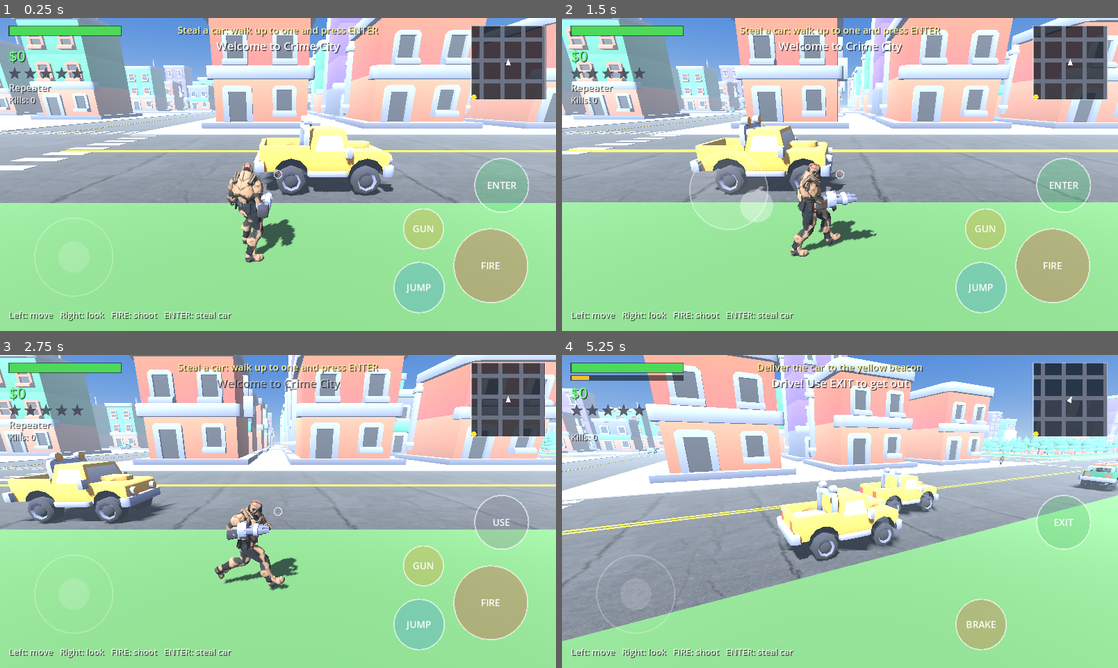
Above: before the commit, frames 1-4 (two rows, left to right).
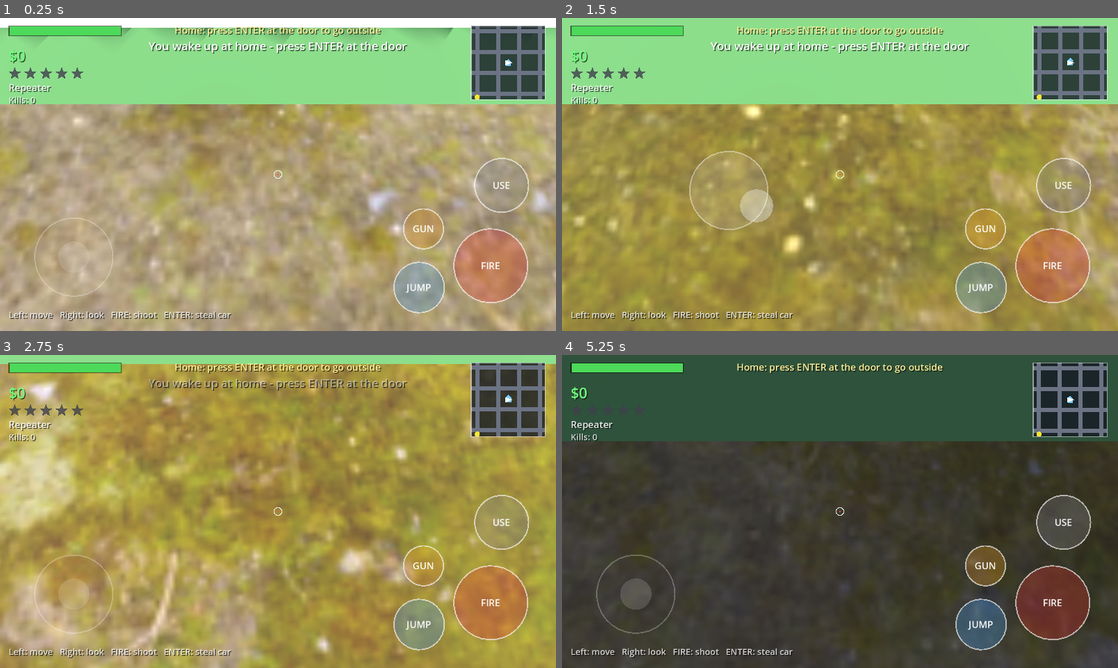
Above: after the commit, the same moments.

Repository: alikhanpkfhg/open-world-crime-city
Game: Godot game, scene res://scenes/main.tscn
Two runs of this game, one before a commit and one after it. Both use one fixed random seed, a clock stepped at 60 frames per second and the inputs below.
Inputs (mouse positions are in pixels of both pictures, inside the frame that each line leads up to):
- Up to frame 1 (0.25 s): no input
- Up to frame 2 (1.5 s): tap Enter at 0.5 s; move the mouse to (962, 158) at 0.52 s; hold D 0.53-1.25 s; hold F 0.53-1.25 s; click (962, 158) at 0.67 s; tap Space at 0.77 s; drag from (728, 190) to (812, 237) at 1.27 s
- Up to frame 3 (2.75 s): move the mouse to (333, 442) at 2.02 s; hold D from 2.03 s (still down); tap E at 2.1 s
- Up to frame 4 (5.25 s): release D at 2.75 s; drag from (812, 574) to (673, 464) at 2.77 s; move the mouse to (1006, 558) at 3.52 s; hold A 3.53-4.25 s; hold F 3.53-4.25 s; tap Space at 3.77 s; drag from (673, 464) to (756, 433) at 4.27 s; move the mouse to (867, 511) at 5.02 s; hold S from 5.03 s (still down); tap E at 5.1 s; click (867, 511) at 5.17 s

The runs differ from the first frame. In frame 1, 97% of the frame differs, in the area x 0-100%, y 0-100%; in frame 2, 97%; in frame 3, 98%; in frame 4, 99%.

Commit message:
Add the player's house with an interior the door teleports into
The game now starts in a furnished room behind the door of a small house
on its own city block. ENTER at the room door steps out onto the street;
ENTER at the house door (button reads HOME) goes back inside. The room
sits under the house so the map, traffic and police keep treating the
player as standing at home, and the minimap shows a house icon. Deaths
respawn on the street outside.

Also adds a gitignored .env with a safe .env.example template.

Diff:
--- a/scripts/game.gd
+++ b/scripts/game.gd
@@ -28,6 +28,9 @@
 # Untyped on purpose: these are duck-typed scripts (player.gd / car.gd).
 var player = null
 var in_car = null
+# Set by main.gd: the player's house (house.gd) and where it sits on the map.
+var house = null
+var house_pos: Vector3 = Vector3.ZERO
 
 
 func get_move() -> Vector2:
--- /dev/null
+++ b/scripts/house.gd
@@ -0,0 +1,235 @@
+extends Node3D
+# The player's home: a small house on a city block and the furnished room
+# behind its door. The door teleports between the two, so the house has a real
+# interior without a second scene or a loading screen.
+
+const U = preload("res://scripts/util.gd")
+
+# City block kept clear of buildings for the house (index into U.BLOCK_C).
+const BLOCK: Vector2i = Vector2i(2, 2)
+const CITY_POS: Vector3 = Vector3(-40.0, 0.0, -40.0)
+const WIDTH: float = 9.0
+const DEPTH: float = 8.0
+const WALL_H: float = 3.0
+
+# The room sits in its own space straight below the house, so the minimap,
+# traffic and police keep treating the player as standing at home.
+const INTERIOR_ORIGIN: Vector3 = Vector3(-40.0, -20.0, -40.0)
+const INTERIOR_DOOR: Vector3 = Vector3(5.0, 0.0, 0.0)
+const INTERIOR_SPAWN: Vector3 = Vector3(-1.0, 0.2, 0.0)
+
+# Street side of the door, and the door's outward facing (the camera yaw used
+# when teleporting, since the front of the house points at +X).
+const EXIT_POS: Vector3 = Vector3(-31.5, 0.35, -40.0)
+const USE_RADIUS: float = 3.2
+const YAW_OUT: float = -PI * 0.5
+
+
+var city_pos: Vector3 = CITY_POS
+var exit_pos: Vector3 = EXIT_POS
+var interior_spawn: Vector3 = INTERIOR_ORIGIN + INTERIOR_SPAWN
+
+
+func build() -> void:
+	_build_exterior()
+	_build_interior()
+
+
+# ------------------------------------------------------------ queries
+
+func city_door() -> Vector3:
+	return Vector3(CITY_POS.x + WIDTH * 0.5, 0.0, CITY_POS.z)
+
+
+func interior_door() -> Vector3:
+	return INTERIOR_ORIGIN + INTERIOR_DOOR
+
+
+func is_inside(pl) -> bool:
+	if pl == null:
+		return false
+	var p: Vector3 = pl.global_position
+	if p.y > INTERIOR_ORIGIN.y + 4.0:
+		return false
+	var d := Vector2(p.x - INTERIOR_ORIGIN.x, p.z - INTERIOR_ORIGIN.z)
+	return d.length_squared() < 400.0
+
+
+# "" when no door is in reach, otherwise the button label to show.
+func prompt(pl) -> String:
+	if pl == null:
+		return ""
+	if is_inside(pl):
+		if _near(pl.global_position, interior_door(), USE_RADIUS):
+			return "LEAVE"
+		return ""
+	if _near(pl.global_position, city_door(), USE_RADIUS):
+		return "HOME"
+	return ""
+
+
+func try_use(pl) -> bool:
+	if pl == null:
+		return false
+	if is_inside(pl):
+		if not _near(pl.global_position, interior_door(), USE_RADIUS):
+			return false
+		G.cam_yaw = YAW_OUT
+		pl.teleport(exit_pos)
+		G.message.emit("Back on the street")
+		return true
+	if not _near(pl.global_position, city_door(), USE_RADIUS):
+		return false
+	G.cam_yaw = YAW_OUT
+	pl.teleport(interior_spawn)
+	G.message.emit("Home sweet home")
+	return true
+
+
+func _near(a: Vector3, b: Vector3, r: float) -> bool:
+	var d := Vector2(a.x - b.x, a.z - b.z)
+	return d.length_squared() < r * r
+
+
+# ------------------------------------------------------------ building
+
+func _glow(color: Color, energy: float = 1.0) -> StandardMaterial3D:
+	var m := StandardMaterial3D.new()
+	m.albedo_color = color
+	m.emission_enabled = true
+	m.emission = color
+	m.emission_energy_multiplier = energy
+	return m
+
+
+func _solid(parent: Node3D, size: Vector3, pos: Vector3, color: Color, rough: float = 0.9) -> StaticBody3D:
+	var sb := StaticBody3D.new()
+	sb.collision_layer = 1
+	sb.collision_mask = 0
+	var cs := CollisionShape3D.new()
+	var bs := BoxShape3D.new()
+	bs.size = size
+	cs.shape = bs
+	sb.add_child(cs)
+	sb.add_child(U.box(size, U.mat(color, rough)))
+	parent.add_child(sb)
+	sb.position = pos
+	return sb
+
+
+func _build_exterior() -> void:
+	var g := Node3D.new()
+	add_child(g)
+	g.position = Vector3(CITY_POS.x, U.CURB, CITY_POS.z)
+	var wall := Color(0.88, 0.84, 0.74)
+	var wood := Color(0.45, 0.3, 0.2)
+	var roof_col := Color(0.56, 0.24, 0.2)
+	var face: float = WIDTH * 0.5
+
+	# Walls (solid, so the house can't be walked through) and gabled roof.
+	_solid(g, Vector3(WIDTH, WALL_H, DEPTH), Vector3(0.0, WALL_H * 0.5, 0.0), wall)
+	var rise: float = 2.2
+	var slope: float = sqrt(WIDTH * WIDTH * 0.25 + rise * rise) + 0.3
+	var tilt: float = atan2(rise, WIDTH * 0.5)
+	for s in [-1.0, 1.0]:
+		var slab := U.box(Vector3(slope, 0.22, DEPTH + 0.8), U.mat(roof_col))
+		slab.position = Vector3(float(s) * WIDTH * 0.25, WALL_H + rise * 0.5, 0.0)
+		slab.rotation.z = -tilt * float(s)
+		g.add_child(slab)
+
+	# Front door, step and porch lamp on the +X face.
+	_solid(g, Vector3(0.14, 2.2, 1.3), Vector3(face + 0.02, 1.1, 0.0), wood)
+	var step := U.box(Vector3(1.0, 0.16, 1.8), U.mat(Color(0.62, 0.62, 0.62)))
+	step.position = Vector3(face + 0.55, 0.08, 0.0)
+	g.add_child(step)
+	var lamp := U.box(Vector3(0.26, 0.3, 0.26), _glow(Color(1.0, 0.92, 0.7), 1.6))
+	lamp.position = Vector3(face + 0.13, 2.4, 0.0)
+	g.add_child(lamp)
+
+	for s in [-1.0, 1.0]:
+		var win := U.box(Vector3(0.1, 1.0, 1.4), _glow(Color(0.45, 0.6, 0.8), 1.2))
+		win.position = Vector3(face + 0.01, 1.85, 2.4 * float(s))
+		g.add_child(win)
+		var hedge := U.box(Vector3(1.6, 0.8, 0.6), U.mat(Color(0.25, 0.5, 0.25)))
+		hedge.position = Vector3(face + 1.6, 0.4, 2.9 * float(s))
+		g.add_child(hedge)
+
+	var chimney := U.box(Vector3(0.7, 1.6, 0.7), U.mat(Color(0.5, 0.5, 0.52)))
+	chimney.position = Vector3(-1.6, WALL_H + rise + 0.3, -2.0)
+	g.add_child(chimney)
+
+	# Path from the front door to the street.
+	var path := U.box(Vector3(27.0, 0.07, 1.8), U.mat(Color(0.68, 0.66, 0.62)))
+	path.position = Vector3(face + 14.4, 0.05, 0.0)
+	path.cast_shadow = GeometryInstance3D.SHADOW_CASTING_SETTING_OFF
+	g.add_child(path)
+
+
+func _build_interior() -> void:
+	var g := Node3D.new()
+	add_child(g)
+	g.position = INTERIOR_ORIGIN
+	var floor_col := Color(0.5, 0.38, 0.29)
+	var wall_col := Color(0.86, 0.84, 0.8)
+	var half: float = 5.0
+
+	# Floor, ceiling and walls; the +X wall is split around the door.
+	_solid(g, Vector3(half * 2.0 + 0.4, 0.24, half * 2.0 + 0.4), Vector3(0.0, -0.12, 0.0), floor_col)
+	_solid(g, Vector3(half * 2.0 + 0.4, 0.2, half * 2.0 + 0.4), Vector3(0.0, 2.9, 0.0), wall_col)
+	_solid(g, Vector3(0.2, 2.8, half * 2.0 + 0.4), Vector3(-half - 0.1, 1.4, 0.0), wall_col)
+	_solid(g, Vector3(half * 2.0, 2.8, 0.2), Vector3(0.0, 1.4, -half - 0.1), wall_col)
+	_solid(g, Vector3(half * 2.0, 2.8, 0.2), Vector3(0.0, 1.4, half + 0.1), wall_col)
+	_solid(g, Vector3(0.2, 2.8, 4.2), Vector3(half + 0.1, 1.4, -2.9), wall_col)
+	_solid(g, Vector3(0.2, 2.8, 4.2), Vector3(half + 0.1, 1.4, 2.9), wall_col)
+	_solid(g, Vector3(0.2, 0.7, 1.6), Vector3(half + 0.1, 2.45, 0.0), wall_col)
+	_solid(g, Vector3(0.18, 2.1, 1.4), Vector3(half + 0.02, 1.05, 0.0), Color(0.42, 0.28, 0.18))
+
+	# Bed with pillow and blanket, wardrobe.
+	_solid(g, Vector3(1.5, 0.5, 2.4), Vector3(-3.6, 0.25, -3.3), Color(0.3, 0.32, 0.42))
+	var pillow := U.box(Vector3(1.1, 0.16, 0.5), U.mat(Color(0.93, 0.93, 0.96)))
+	pillow.position = Vector3(-3.6, 0.58, -4.2)
+	g.add_child(pillow)
+	var blanket := U.box(Vector3(1.56, 0.1, 1.5), U.mat(Color(0.24, 0.45, 0.6)))
+	blanket.position = Vector3(-3.6, 0.53, -2.85)
+	g.add_child(blanket)
+	_solid(g, Vector3(0.7, 2.1, 1.8), Vector3(-4.4, 1.05, 1.4), Color(0.42, 0.3, 0.22))
+
+	# Sofa, rug, coffee table.
+	_solid(g, Vector3(2.6, 0.5, 1.0), Vector3(2.8, 0.25, -3.9), Color(0.34, 0.2, 0.22))
+	var back := U.box(Vector3(2.6, 0.9, 0.24), U.mat(Color(0.4, 0.24, 0.26)))
+	back.position = Vector3(2.8, 0.7, -4.4)
+	g.add_child(back)
+	var rug := U.box(Vector3(3.4, 0.04, 2.4), U.mat(Color(0.5, 0.2, 0.24)))
+	rug.position = Vector3(2.8, 0.03, -1.6)
+	g.add_child(rug)
+	_solid(g, Vector3(1.6, 0.42, 0.8), Vector3(2.8, 0.21, -1.6), Color(0.46, 0.36, 0.26))
+
+	# TV on a stand against the far wall.
+	_solid(g, Vector3(1.8, 0.5, 0.5), Vector3(2.8, 0.25, 3.9), Color(0.3, 0.3, 0.32))
+	var tv := U.box(Vector3(1.5, 0.9, 0.1), U.mat(Color(0.1, 0.1, 0.12)))
+	tv.position = Vector3(2.8, 1.3, 3.95)
+	g.add_child(tv)
+	var screen := U.box(Vector3(1.34, 0.74, 0.03), _glow(Color(0.3, 0.45, 0.6), 0.8))
+	screen.position = Vector3(2.8, 1.3, 3.88)
+	g.add_child(screen)
+
+	# Kitchen counter with a sink.
+	_solid(g, Vector3(2.4, 0.9, 0.65), Vector3(-2.9, 0.45, 4.4), Color(0.76, 0.76, 0.79))
+	var sink := U.box(Vector3(0.7, 0.06, 0.45), U.mat(Color(0.58, 0.63, 0.68)))
+	sink.position = Vector3(-2.9, 0.92, 4.4)
+	g.add_child(sink)
+
+	# Window (the panel is the light coming in) and two ceiling lights.
+	var win := U.box(Vector3(0.06, 1.2, 2.2), _glow(Color(0.72, 0.84, 1.0), 1.4))
+	win.position = Vector3(-4.98, 1.9, 1.8)
+	g.add_child(win)
+	for s in [-1.0, 1.0]:
+		var shade := U.box(Vector3(0.7, 0.14, 0.7), _glow(Color(1.0, 0.9, 0.7), 2.0))
+		shade.position = Vector3(2.6 * float(s), 2.78, 0.0)
+		g.add_child(shade)
+		var omni := OmniLight3D.new()
+		omni.light_color = Color(1.0, 0.88, 0.72)
+		omni.light_energy = 2.0
+		omni.omni_range = 15.0
+		omni.position = Vector3(2.6 * float(s), 2.5, 0.0)
+		g.add_child(omni)
--- a/scripts/hud.gd
+++ b/scripts/hud.gd
@@ -39,6 +39,9 @@
 	var s: Vector2 = size
 	var in_car: bool = G.in_car != null
 	var near: bool = G.player != null and G.player.near_car != null
+	var home: String = ""
+	if G.house != null and G.player != null:
+		home = G.house.prompt(G.player)
 	var out: Array = []
 	if not in_car:
 		out.append({"k": "fire", "c": Vector2(s.x - 150.0, s.y - 150.0), "r": 85.0, "t": "FIRE", "col": Color(0.9, 0.2, 0.2)})
@@ -54,6 +57,9 @@
 	if in_car:
 		ut = "EXIT"
 		ucol = Color(0.3, 0.75, 0.4)
+	elif home != "":
+		ut = home
+		ucol = Color(0.3, 0.85, 0.45)
 	elif near:
 		ut = "ENTER"
 		ucol = Color(0.3, 0.85, 0.45)
@@ -183,6 +189,8 @@
 	var obj: String = "Steal a car: walk up to one and press ENTER"
 	if G.in_car != null:
 		obj = "Deliver the car to the yellow beacon"
+	elif G.house != null and G.house.is_inside(pl):
+		obj = "Home: press ENTER at the door to go outside"
 	_ctext(36.0, obj, 22, Color(1, 0.95, 0.6))
 	# Messages
 	var y: float = 74.0
@@ -219,6 +227,8 @@
 		if r.has_point(cp):
 			var cc: Color = Color(1, 0.2, 0.2) if int(age * 4.0) % 2 == 0 else Color(0.3, 0.5, 1.0)
 			draw_circle(cp, 5.0, cc)
+	var hp: Vector2 = ctr + Vector2(G.house_pos.x - pp.x, G.house_pos.z - pp.z) * sc
+	_home_icon(hp.clamp(r.position + Vector2(9, 9), r.end - Vector2(9, 9)), Color(0.45, 0.8, 1.0))
 	var mp: Vector2 = ctr + Vector2(G.marker_pos.x - pp.x, G.marker_pos.z - pp.z) * sc
 	mp = mp.clamp(r.position + Vector2(6, 6), r.end - Vector2(6, 6))
 	draw_circle(mp, 6.0, Color(1.0, 0.9, 0.2))
@@ -228,6 +238,12 @@
 	var tri := PackedVector2Array([ctr + f * 9.0, ctr - f * 6.0 + n * 6.0, ctr - f * 6.0 - n * 6.0])
 	draw_colored_polygon(tri, Color(1, 1, 1))
 	draw_rect(r, Color(1, 1, 1, 0.5), false, 2.0)
+
+
+func _home_icon(c: Vector2, col: Color) -> void:
+	draw_rect(Rect2(c + Vector2(-6.0, -1.0), Vector2(12.0, 9.0)), col)
+	var roof := PackedVector2Array([c + Vector2(-8.0, -1.0), c + Vector2(8.0, -1.0), c + Vector2(0.0, -9.0)])
+	draw_colored_polygon(roof, col)
 
 
 func _draw_controls() -> void:
--- a/scripts/main.gd
+++ b/scripts/main.gd
@@ -7,6 +7,7 @@
 const PickupScript = preload("res://scripts/pickup.gd")
 const PlayerScript = preload("res://scripts/player.gd")
 const HudScript = preload("res://scripts/hud.gd")
+const HouseScript = preload("res://scripts/house.gd")
 
 const CARS: Array = [
 	preload("res://models/cars/vehicle-truck-yellow.glb"),
@@ -40,6 +41,7 @@
 var beacon: MeshInstance3D
 var beacon_ring: MeshInstance3D
 var player
+var house
 
 
 func _ready() -> void:
@@ -49,6 +51,7 @@
 	_build_roads()
 	_build_markings()
 	_build_blocks()
+	_build_house()
 	_build_player()
 	_build_hud()
 	_spawn_starters()
@@ -60,7 +63,7 @@
 	_spawn_pickups()
 	_build_marker()
 	G.ped_died.connect(func() -> void: ped_pending += 1)
-	G.message.emit("Welcome to Crime City")
+	G.message.emit("You wake up at home - press ENTER at the door")
 	# Roadmap
 	# 1. More vehicles (sports car, police cruiser model) and motorbikes.
 	# 2. Missions: timed deliveries, chase-the-suspect, taxi fares.
@@ -220,7 +223,7 @@
 	var parks: Array = [Vector2i(3, 3)]
 	while parks.size() < 5:
 		var v := Vector2i(randi() % 6, randi() % 6)
-		if not parks.has(v):
+		if not parks.has(v) and v != HouseScript.BLOCK:
 			parks.append(v)
 	for bi in range(6):
 		for bj in range(6):
@@ -230,7 +233,8 @@
 			add_child(body)
 			body.position = Vector3(U.BLOCK_C[bi], 0.0, U.BLOCK_C[bj])
 			var is_park: bool = parks.has(Vector2i(bi, bj))
-			var slab: MeshInstance3D = U.box(Vector3(64.0, U.CURB, 64.0), park_mat if is_park else slab_mat)
+			var is_home: bool = Vector2i(bi, bj) == HouseScript.BLOCK
+			var slab: MeshInstance3D = U.box(Vector3(64.0, U.CURB, 64.0), park_mat if (is_park or is_home) else slab_mat)
 			slab.position = Vector3(0.0, U.CURB * 0.5, 0.0)
 			slab.cast_shadow = GeometryInstance3D.SHADOW_CASTING_SETTING_OFF
 			body.add_child(slab)
@@ -242,7 +246,7 @@
 			body.add_child(cs)
 			if is_park:
 				_fill_park(body)
-			else:
+			elif not is_home:
 				_fill_buildings(body)
 
 
@@ -301,11 +305,22 @@
 
 # ------------------------------------------------------------ actors
 
+func _build_house() -> void:
+	house = HouseScript.new()
+	house.name = "House"
+	add_child(house)
+	house.build()
+	G.house = house
+	G.house_pos = house.city_pos
+
+
 func _build_player() -> void:
 	player = PlayerScript.new()
-	player.spawn_pos = Vector3(22.0, 0.3, 10.2)
+	player.spawn_pos = house.exit_pos
 	add_child(player)
-	player.global_position = player.spawn_pos
+	player.global_position = house.interior_spawn
+	G.cam_yaw = -PI * 0.5
+	player.model.rotation.y = G.cam_yaw
 
 
 func _build_hud() -> void:
--- a/scripts/player.gd
+++ b/scripts/player.gd
@@ -121,7 +121,7 @@
 	_find_car()
 	if G.fire_held():
 		_shoot()
-	if global_position.y < -5.0:
+	if global_position.y < -60.0:
 		global_position = spawn_pos
 		velocity = Vector3.ZERO
 
@@ -269,7 +269,10 @@
 		return
 	if in_car != null:
 		exit_car(false)
-	elif near_car != null:
+		return
+	if G.house != null and G.house.try_use(self):
+		return
+	if near_car != null:
 		enter_car(near_car)
 
 
@@ -310,6 +313,16 @@
 		health -= 8.0
 
 
+# Moves the player somewhere else at once (house door, respawn), leaving any car.
+func teleport(pos: Vector3) -> void:
+	if in_car != null:
+		exit_car(false)
+	global_position = pos
+	velocity = Vector3.ZERO
+	jump_req = false
+	model.rotation.y = G.cam_yaw
+
+
 func take_damage(amount: float, _dir: Vector3 = Vector3.ZERO, _by_player: bool = false) -> void:
 	if dead:
 		return
Not shown, added: .env.example
